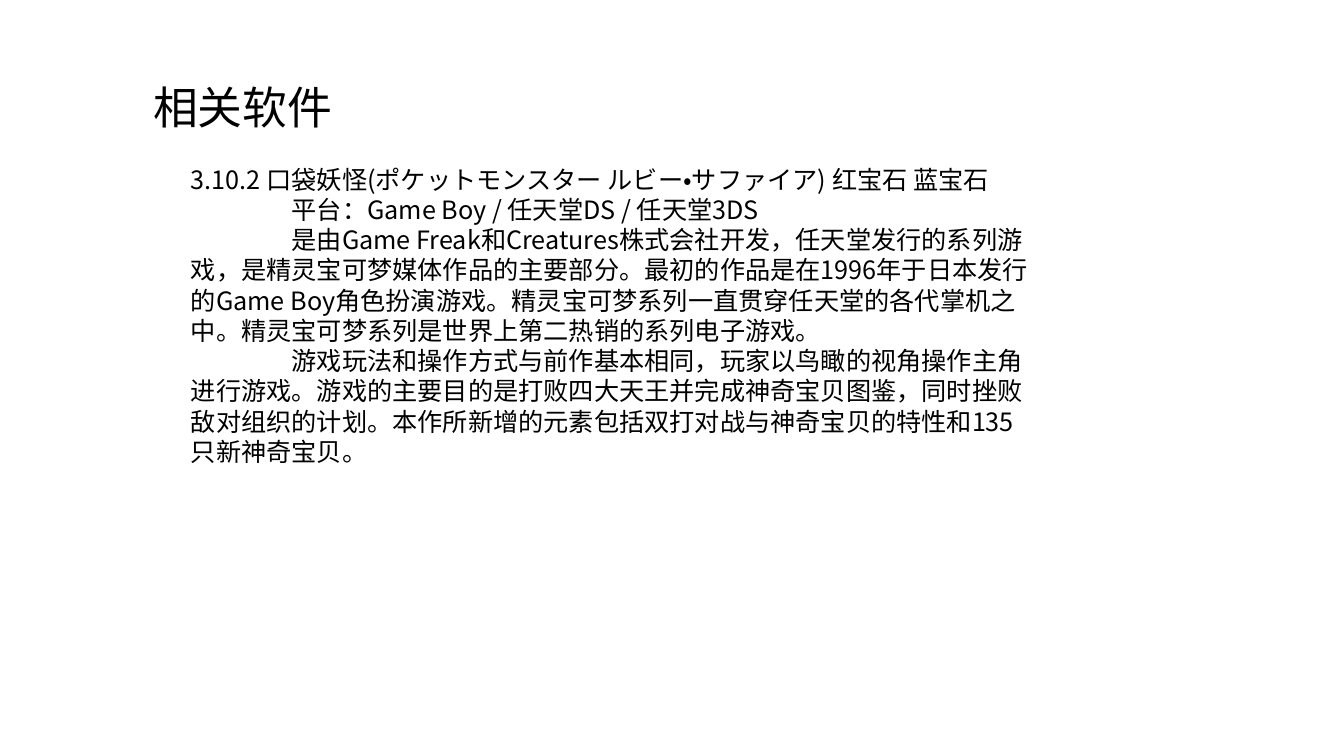
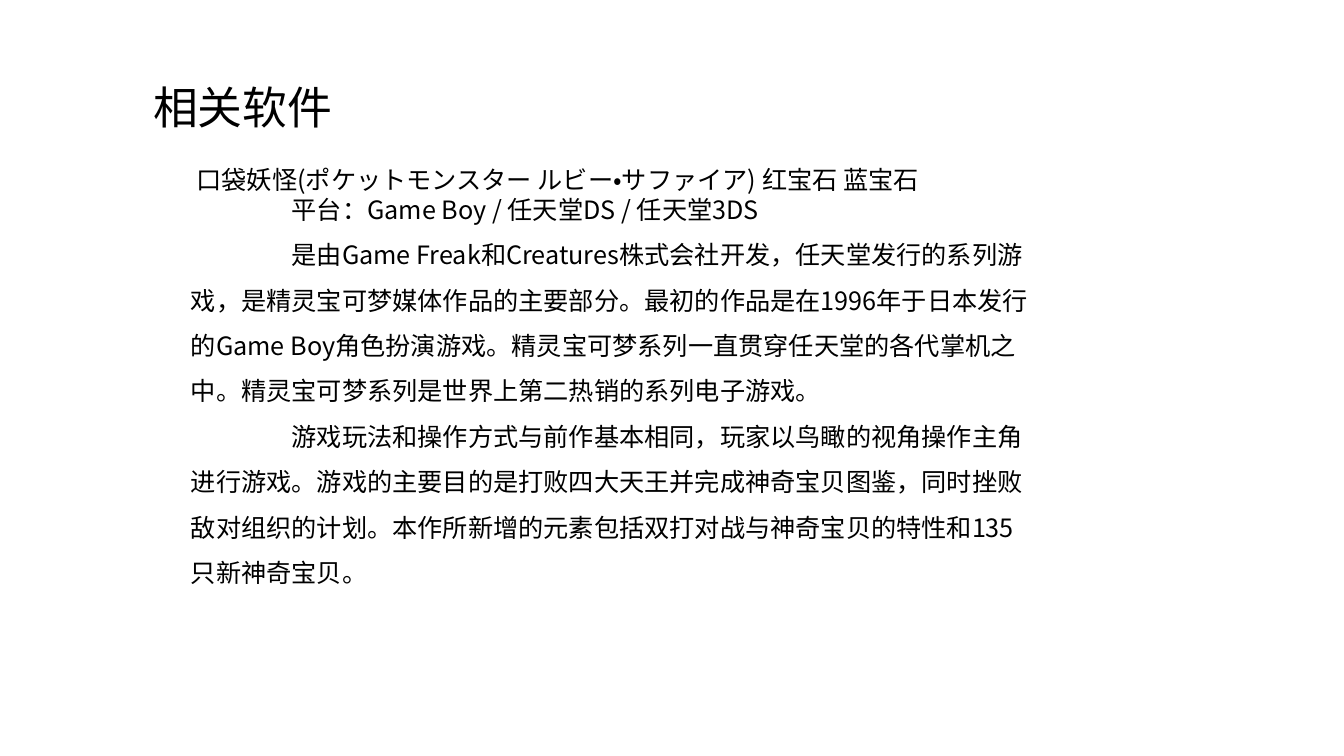
Before and after one commit to Lockerat/SEDocs_2016, a slide deck: slide 6 of SERequirementAnalysis_Pre_1.pptx. Drawn at 1344x756 pixels with LibreOffice and Linux fonts; fonts in the diff are those of the drawing. Boxes give left, top, right and bottom in pixels: in the first picture for what was removed or moved away, otherwise in the second. Text is boxed around its words. In the diff, an @@ line names an element or a change of style, - is before the commit and + after.

```diff
--- a/SERequirementAnalysis_Pre_1.pptx
+++ b/SERequirementAnalysis_Pre_1.pptx
@@ text at box(196, 167, 919, 194): text changed @@
-3.10.2 口袋妖怪(ポケットモンスター ルビー・サファイア) 红宝石 蓝宝石
+口袋妖怪(ポケットモンスター ルビー・サファイア) 红宝石 蓝宝石
@@ text at box(191, 242, 1028, 584): line spacing 1 to 1.5 @@
```
Also in this commit, not shown: 2 other slides changed.
